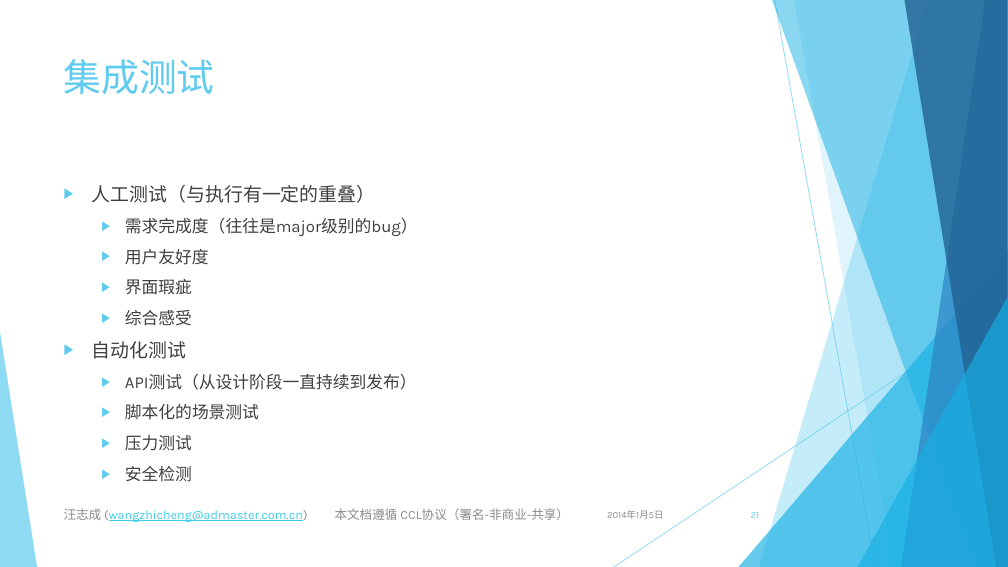
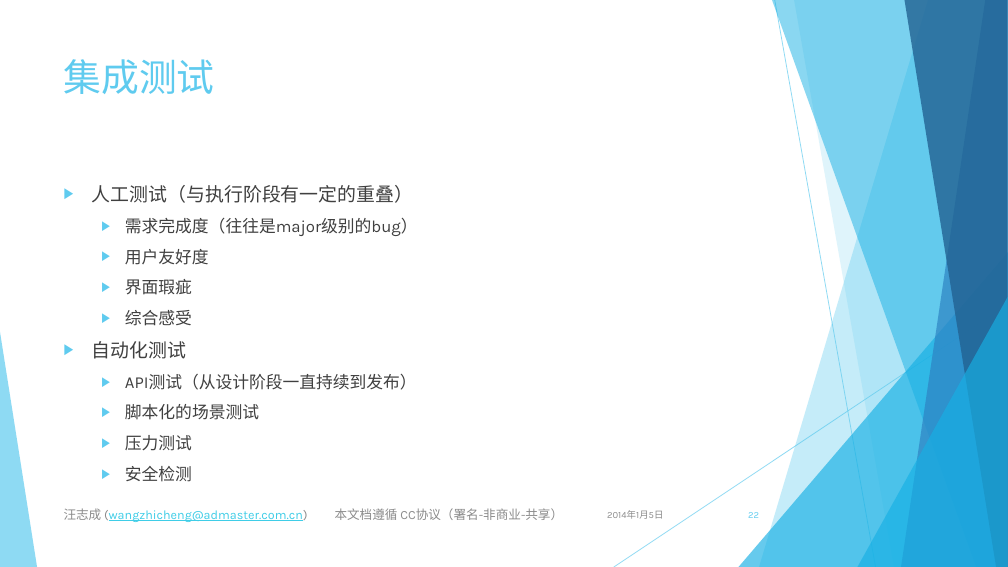
Before and after one commit to jingyanjiaoliu/others, a slide deck: slide 22 of 虚拟案例 - 超市管理系统.pptx (slide 21 before the commit). Drawn at 1008x567 pixels with LibreOffice and Linux fonts; fonts in the diff are those of the drawing. Boxes give left, top, right and bottom in pixels: in the first picture for what was removed or moved away, otherwise in the second. Text is boxed around its words. In the diff, an @@ line names an element or a change of style, - is before the commit and + after.

```diff
--- a/虚拟案例 - 超市管理系统.pptx
+++ b/虚拟案例 - 超市管理系统.pptx
@@ text at (x1=92, y1=185, x2=413, y2=203): text changed @@
-▶ 人工测试（与执行有一定的重叠）
+▶ 人工测试（与执行阶段有一定的重叠）
@@ text at (x1=64, y1=508, x2=563, y2=522): text changed @@
-汪志成 (wangzhicheng@admaster.com.cn) 本文档遵循 CCL协议（署名-非商业-共享）
+汪志成 (wangzhicheng@admaster.com.cn) 本文档遵循 CC协议（署名-非商业-共享）
@@ page number at (x1=748, y1=512, x2=759, y2=518): text changed @@
-21
+22
```
Also in this commit, not shown: 25 other slides changed, 1 slide added, 1 other file.
